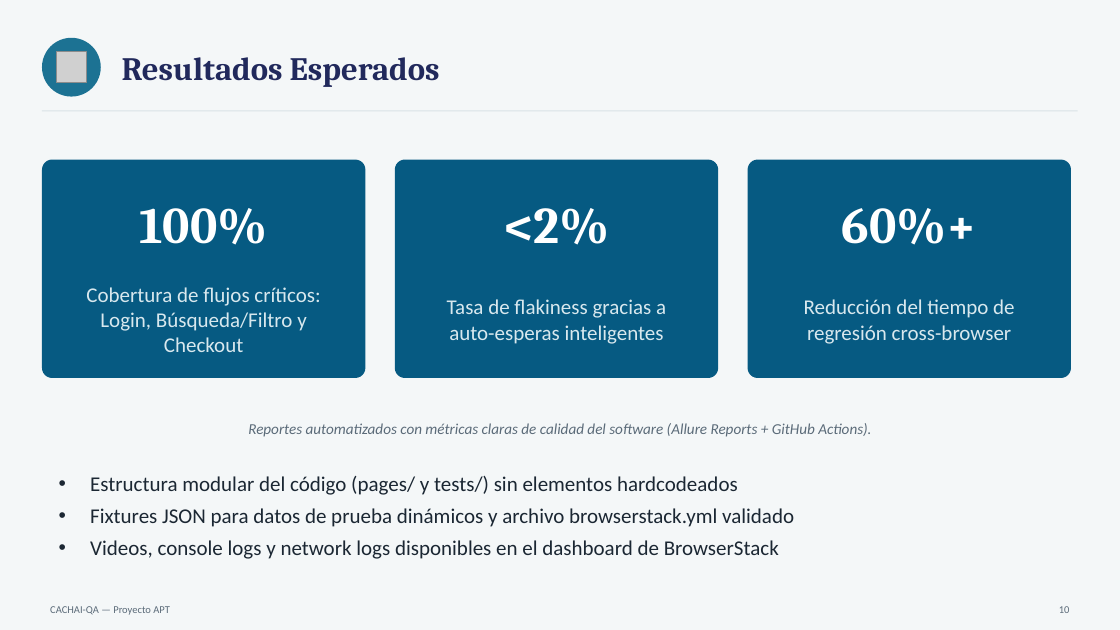
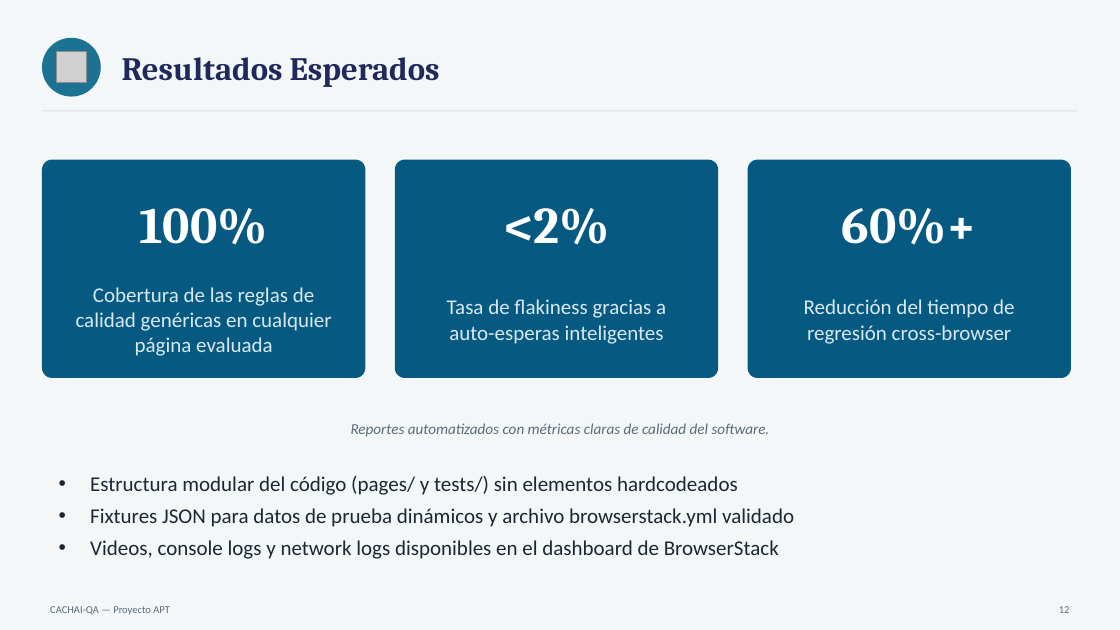
Before and after one commit to JoValdiviaMendoza/CACHAI-QA, a slide deck: slide 12 of Fase 1/Evidencias Grupales/Presentacion Proyecto.pptx. Drawn at 1120x630 pixels with LibreOffice and Linux fonts; fonts in the diff are those of the drawing; grey boxes stand for pictures. Boxes give left, top, right and bottom in pixels: in the first picture for what was removed or moved away, otherwise in the second. Text is boxed around its words. In the diff, an @@ line names an element or a change of style, - is before the commit and + after.

```diff
--- a/Fase 1/Evidencias Grupales/Presentacion Proyecto.pptx
+++ b/Fase 1/Evidencias Grupales/Presentacion Proyecto.pptx
@@ text at bbox=[76, 287, 331, 356]: text changed @@
-Cobertura de flujos críticos: Login, Búsqueda/Filtro y Checkout
+Cobertura de las reglas de calidad genéricas en cualquier página evaluada
@@ text at bbox=[351, 423, 770, 437]: text changed @@
-Reportes automatizados con métricas claras de calidad del software (Allure Reports + GitHub Actions).
+Reportes automatizados con métricas claras de calidad del software.
@@ text at bbox=[1059, 606, 1070, 613]: text changed @@
-10
+12
```
Also in this commit, not shown: 12 other slides changed.
